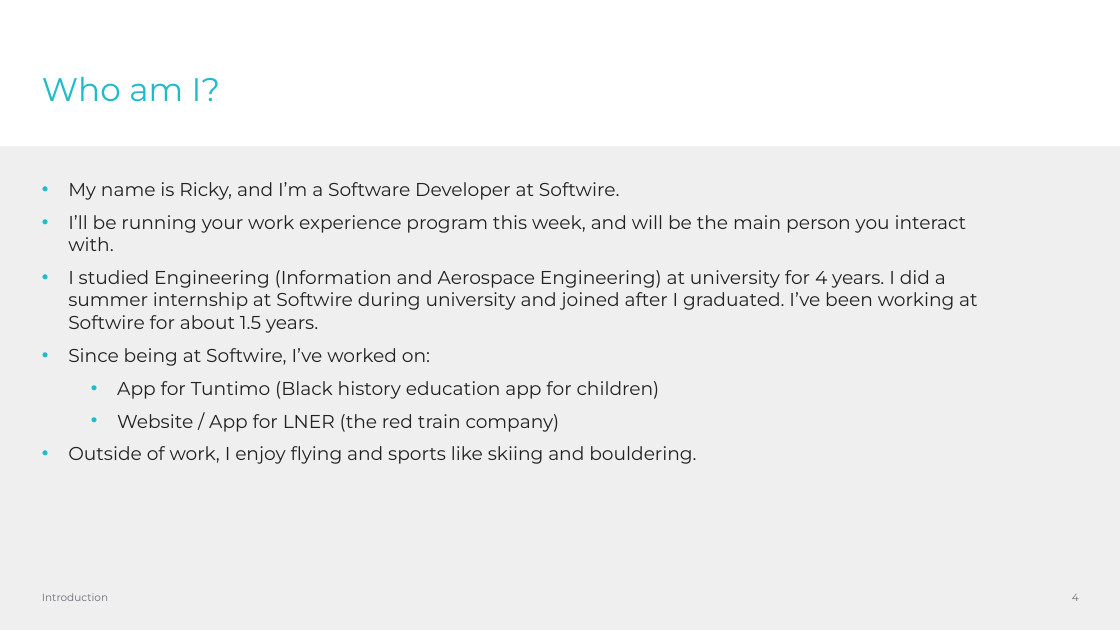
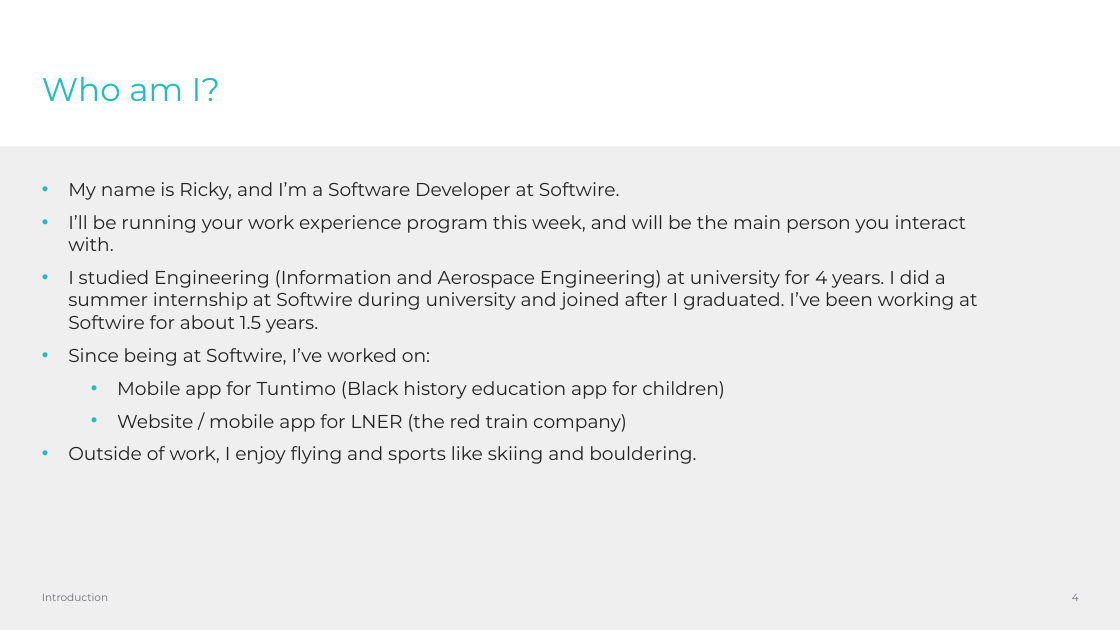
Before and after one commit to rickaw/softwire-work-experience-feb-2024, a slide deck: slide 4 of presentations/intro.pptx. Drawn at 1120x630 pixels with LibreOffice and Linux fonts; fonts in the diff are those of the drawing; background and template pictures are left out. Boxes give left, top, right and bottom in pixels: in the first picture for what was removed or moved away, otherwise in the second. Text is boxed around its words. In the diff, an @@ line names an element or a change of style, - is before the commit and + after.

```diff
--- a/presentations/intro.pptx
+++ b/presentations/intro.pptx
@@ text at box(117, 381, 725, 432): text changed @@
-    • App for Tuntimo (Black history education app for children)
-    • Website / App for LNER (the red train company)
+    • Mobile app for Tuntimo (Black history education app for children)
+    • Website / mobile app for LNER (the red train company)
```
Also in this commit, not shown: 3 other slides changed.
